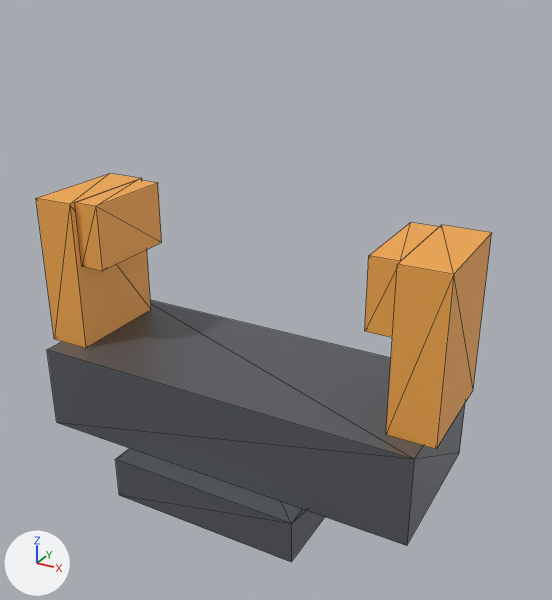
An edit to the glTF model vention/snack1-robot-arm/public/models/gripper.glb, drawn before and after from the same camera.
Camera for both pictures: a camera (50 mm lens) standing at (0.158, -0.263, 0.225) and looking at (0.012, 0.003, 0.092). Every picture has the same lights, and +X, +Y and +Z are marked at lower left. The older version comes first. Mesh edges are drawn as thin lines. Where no turn or scale is listed for an object, it has been applied to the vertices. Vertices at exactly the same position are counted once.

In view in the first picture: 'FingerLeft', 'FingerRight', 'Palm'.
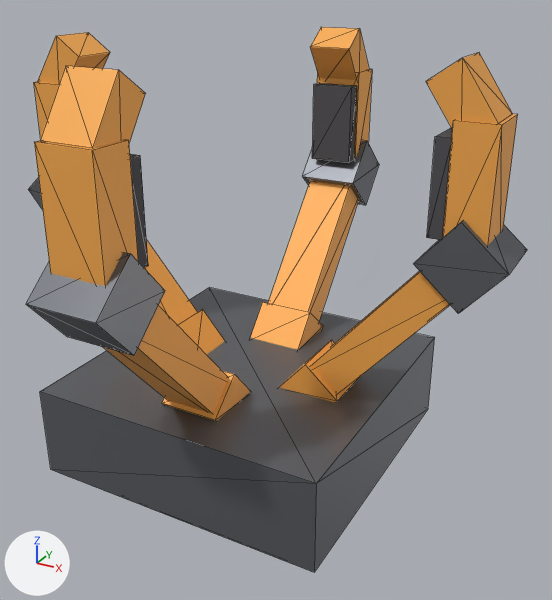
Location of each change, (x1, y1, x2, y2) in pixels of the pictures (552 x 600 px; the box of a moved part takes in the faces that stretch with it):
'Palm', reshaped (9% taller): before (47, 300, 465, 562); after (40, 287, 435, 572)
'FingerRight', deleted (orange): before (365, 222, 492, 449)
'Knuckle3', added: after (34, 66, 148, 286)
'FingerLeft', deleted (orange): before (36, 174, 162, 348)
'Finger3', added: after (26, 252, 250, 421)
'Finger0', added: after (280, 220, 527, 403)
'Knuckle0', added: after (426, 53, 517, 246)
'Finger1', added: after (250, 140, 379, 350)
'Knuckle1', added: after (310, 27, 372, 163)
'Knuckle2', added: after (34, 32, 110, 137)
'Finger2', added (mostly hidden): after (28, 178, 225, 355)
part 1 of me_palm, moved or reshaped: before (47, 300, 465, 546); after (40, 287, 435, 572)

What changed in the scene script:
```text
Change me_palm:
    remove me_palm.from_pydata(...)  # 16 vertices, 24 faces; spans x -0.09..0.09, y -0.045..0.045, z 0.0..0.06
    add me_palm.from_pydata(...)  # 16 vertices, 24 faces; spans x -0.065..0.065, y -0.065..0.065, z 0.0..0.06
    me_palm part 1: the loose piece of 8 vertices spanning x -0.09..0.09, y -0.035..0.035, z 0.02..0.06 is scaled about its middle by (0.722, 1.86, 1)
Remove ob_fingerleft:
    ob_fingerleft = bpy.data.objects.new('FingerLeft', me_fingerleft)
Remove ob_fingerright:
    ob_fingerright = bpy.data.objects.new('FingerRight', me_fingerright)
Add ob_knuckle3:
    ob_knuckle3 = bpy.data.objects.new('Knuckle3', me_lowerfinger)  # 24 vertices, 36 faces; spans x -0.0186..0.008, y -0.011..0.011, z 0.0..0.0698; in mat_accent (orange #f9ad50), mat_rubber (dark grey #505055)
    ob_knuckle3.parent = ob_finger3
    ob_knuckle3.location = (0.0, 0.0, 0.09)
    ob_knuckle3.rotation_euler = (0.0, -0.715, 0.0)  # degrees (0, -41, 0)
Add ob_finger3:
    ob_finger3 = bpy.data.objects.new('Finger3', me_upperfinger)  # a box spanning x -0.01..0.01, y -0.013..0.013, z -0.01..0.01, material slot 0; a box spanning x -0.008..0.008, y -0.011..0.011, z 0.0..0.09, material slot 0; a box spanning x -0.012..0.012, y -0.014..0.014, z 0.078..0.102, material slot 1; in mat_accent (orange #f9ad50), mat_anodized (grey #6f7379)
    ob_finger3.parent = ob_mount3
    ob_finger3.location = (0.035, 0.0, 0.06)
    ob_finger3.rotation_euler = (0.0, 0.715, 0.0)  # degrees (0, 41, 0)
Add ob_mount3:
    ob_mount3 = bpy.data.objects.new('Mount3', None)
    ob_mount3.parent = ob_gripper
    ob_mount3.location = (0.0, 0.0, 0.0)
    ob_mount3.rotation_euler = (0.0, 0.0, -1.571)  # degrees (0, 0, -90)
Add ob_knuckle2:
    ob_knuckle2 = bpy.data.objects.new('Knuckle2', me_lowerfinger)  # 24 vertices, 36 faces; spans x -0.0186..0.008, y -0.011..0.011, z 0.0..0.0698; in mat_accent (orange #f9ad50), mat_rubber (dark grey #505055)
    ob_knuckle2.parent = ob_finger2
    ob_knuckle2.location = (0.0, 0.0, 0.09)
    ob_knuckle2.rotation_euler = (0.0, -0.715, 0.0)  # degrees (0, -41, 0)
Add ob_finger2:
    ob_finger2 = bpy.data.objects.new('Finger2', me_upperfinger)  # a box spanning x -0.01..0.01, y -0.013..0.013, z -0.01..0.01, material slot 0; a box spanning x -0.008..0.008, y -0.011..0.011, z 0.0..0.09, material slot 0; a box spanning x -0.012..0.012, y -0.014..0.014, z 0.078..0.102, material slot 1; in mat_accent (orange #f9ad50), mat_anodized (grey #6f7379)
    ob_finger2.parent = ob_mount2
    ob_finger2.location = (0.035, 0.0, 0.06)
    ob_finger2.rotation_euler = (0.0, 0.715, 0.0)  # degrees (0, 41, 0)
Add ob_mount2:
    ob_mount2 = bpy.data.objects.new('Mount2', None)
    ob_mount2.parent = ob_gripper
    ob_mount2.location = (0.0, 0.0, 0.0)
    ob_mount2.rotation_euler = (0.0, 0.0, 3.142)  # degrees (0, 0, 180)
Add ob_knuckle1:
    ob_knuckle1 = bpy.data.objects.new('Knuckle1', me_lowerfinger)  # 24 vertices, 36 faces; spans x -0.0186..0.008, y -0.011..0.011, z 0.0..0.0698; in mat_accent (orange #f9ad50), mat_rubber (dark grey #505055)
    ob_knuckle1.parent = ob_finger1
    ob_knuckle1.location = (0.0, 0.0, 0.09)
    ob_knuckle1.rotation_euler = (0.0, -0.715, 0.0)  # degrees (0, -41, 0)
Add ob_finger1:
    ob_finger1 = bpy.data.objects.new('Finger1', me_upperfinger)  # a box spanning x -0.01..0.01, y -0.013..0.013, z -0.01..0.01, material slot 0; a box spanning x -0.008..0.008, y -0.011..0.011, z 0.0..0.09, material slot 0; a box spanning x -0.012..0.012, y -0.014..0.014, z 0.078..0.102, material slot 1; in mat_accent (orange #f9ad50), mat_anodized (grey #6f7379)
    ob_finger1.parent = ob_mount1
    ob_finger1.location = (0.035, 0.0, 0.06)
    ob_finger1.rotation_euler = (0.0, 0.715, 0.0)  # degrees (0, 41, 0)
Add ob_mount1:
    ob_mount1 = bpy.data.objects.new('Mount1', None)
    ob_mount1.parent = ob_gripper
    ob_mount1.location = (0.0, 0.0, 0.0)
    ob_mount1.rotation_euler = (0.0, 0.0, 1.571)  # degrees (0, 0, 90)
Add ob_knuckle0:
    ob_knuckle0 = bpy.data.objects.new('Knuckle0', me_lowerfinger)  # 24 vertices, 36 faces; spans x -0.0186..0.008, y -0.011..0.011, z 0.0..0.0698; in mat_accent (orange #f9ad50), mat_rubber (dark grey #505055)
    ob_knuckle0.parent = ob_finger0
    ob_knuckle0.location = (0.0, 0.0, 0.09)
    ob_knuckle0.rotation_euler = (0.0, -0.715, 0.0)  # degrees (0, -41, 0)
Add ob_finger0:
    ob_finger0 = bpy.data.objects.new('Finger0', me_upperfinger)  # a box spanning x -0.01..0.01, y -0.013..0.013, z -0.01..0.01, material slot 0; a box spanning x -0.008..0.008, y -0.011..0.011, z 0.0..0.09, material slot 0; a box spanning x -0.012..0.012, y -0.014..0.014, z 0.078..0.102, material slot 1; in mat_accent (orange #f9ad50), mat_anodized (grey #6f7379)
    ob_finger0.parent = ob_mount0
    ob_finger0.location = (0.035, 0.0, 0.06)
    ob_finger0.rotation_euler = (0.0, 0.715, 0.0)  # degrees (0, 41, 0)
Add ob_mount0:
    ob_mount0 = bpy.data.objects.new('Mount0', None)
    ob_mount0.parent = ob_gripper
    ob_mount0.location = (0.0, 0.0, 0.0)
```
